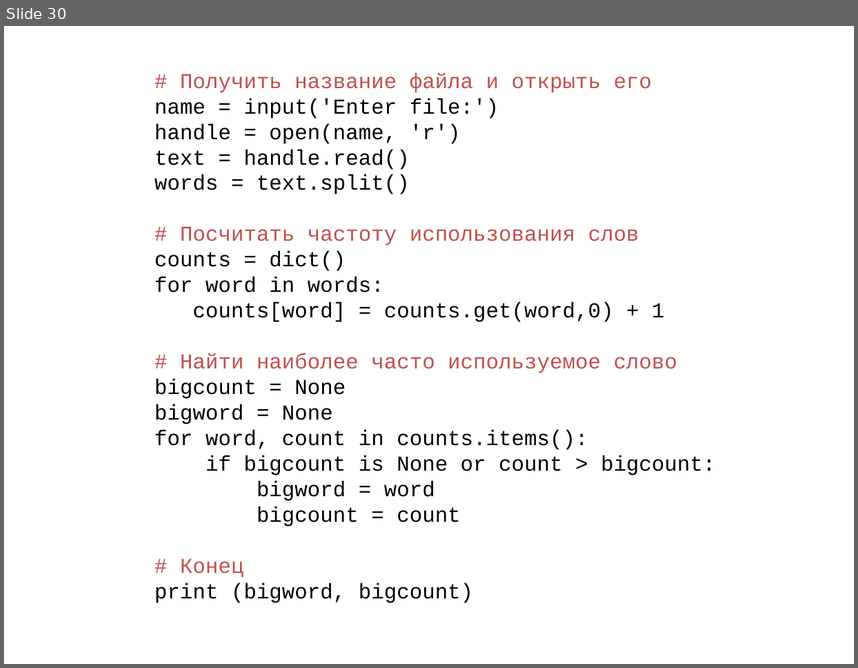
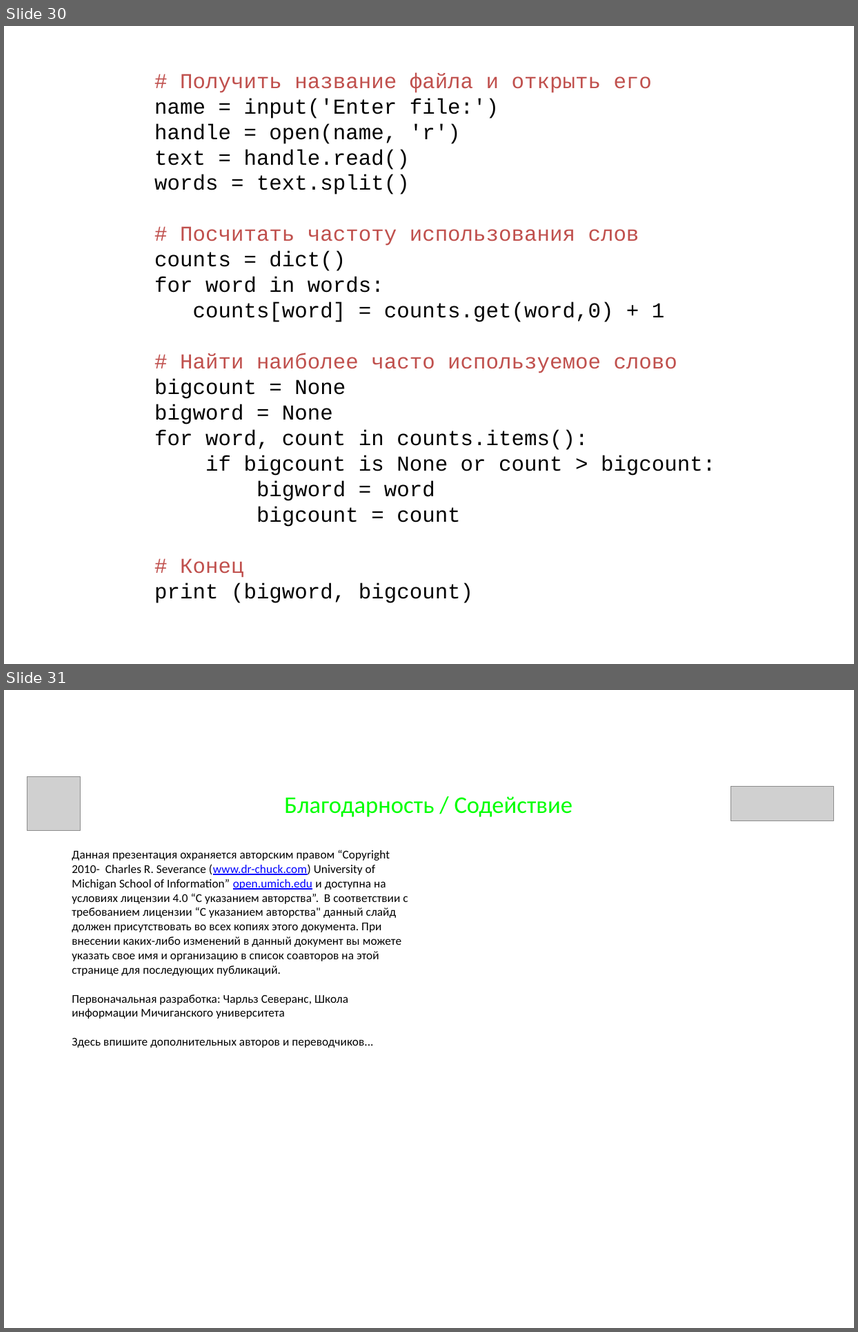
Before and after one commit to maxchv/LearnPython, a slide deck: week01/02.Start.pptx. Shown one above the other, each under a label of ours: slide 30 before the commit, slides 30 and 31 after it. The pictures are 858x668 and 858x1332 pixels, drawn with LibreOffice and Linux fonts; fonts in the diff are those of the drawing; grey boxes stand for pictures. Boxes give left, top, right and bottom in pixels: in the first picture for what was removed or moved away, otherwise in the second. Text is boxed around its words. In the diff, an @@ line names an element or a change of style, - is before the commit and + after.

Commit message:
Добавлена презентация, домашнее задание

```diff
--- a/week01/02.Start.pptx
+++ b/week01/02.Start.pptx
@@ slide 31 added at [4,690,854,1328], background #FFFFFF @@
@@ picture added at [27,777,81,830] @@
@@ picture added at [731,786,833,821] @@
@@ text added at [284,796,573,817], 20.2 pt, text #00FF00 @@
+Благодарность / Содействие
@@ text added at [72,849,408,1047], 10.1 pt, text #000000 @@
+Данная презентация охраняется авторским правом “Copyright 2010- Charles R. Severance (www.dr-chuck.com) University of Michigan School of Information” open.umich.edu и доступна на условиях лицензии 4.0 “С указанием авторства”. В соответствии с требованием лицензии “С указанием авторства" данный слайд должен присутствовать во всех копиях этого документа. При внесении каких-либо изменений в данный документ вы можете указать свое имя и организацию в список соавторов на этой странице для последующих публикаций.
+Первоначальная разработка: Чарльз Северанс, Школа информации Мичиганского университета
+Здесь впишите дополнительных авторов и переводчиков...
@@ text added at [459,849,814,1220], 10.1 pt, text #FFFFFF @@
+...
```
Also in this commit, not shown: 4 slides removed, 4 other files.
